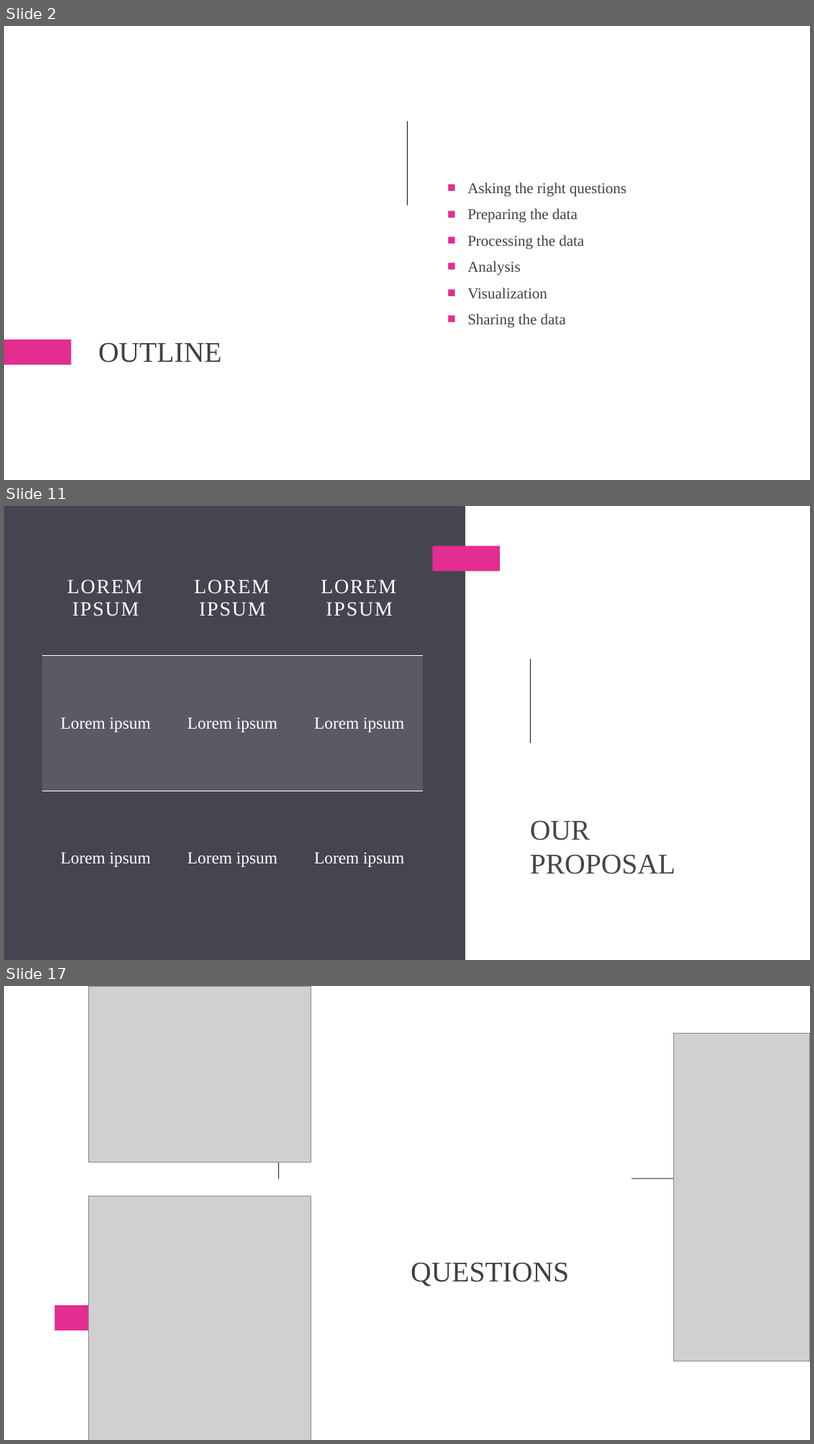
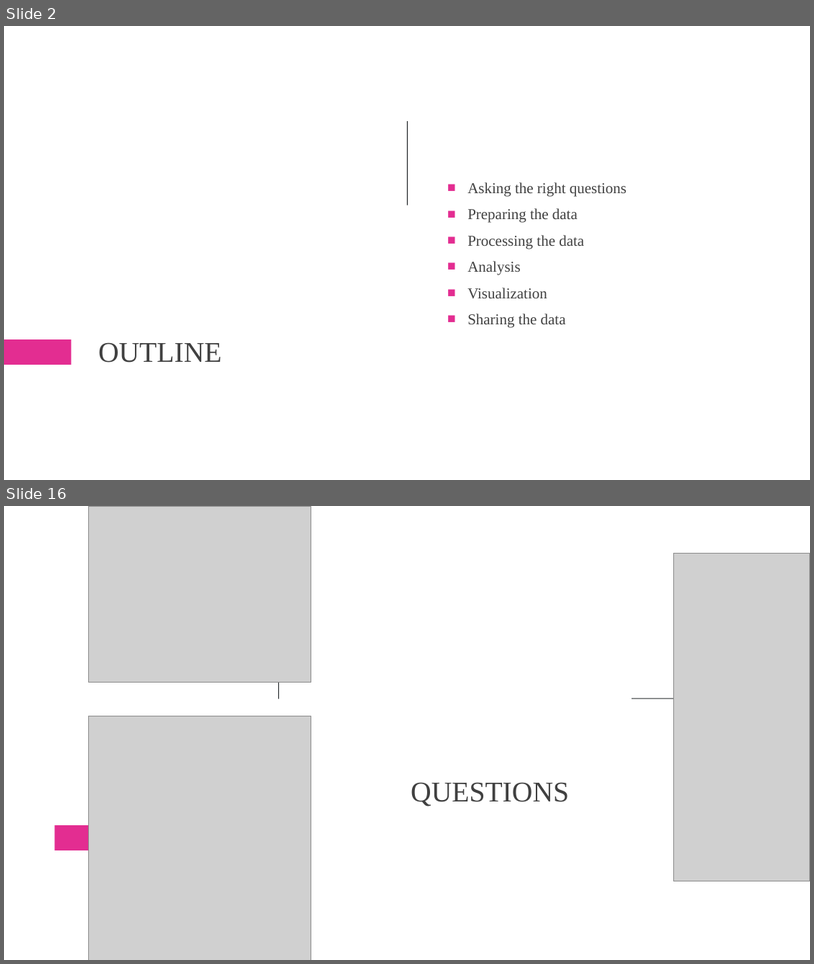
Before and after one commit to MuhammadOwais766/Google_Case_Study, a slide deck: Case_Study_Presentation.pptx. Shown one above the other, each under a label of ours: slides 2, 11 and 17 before the commit, slides 2 and 16 after it; the slides between them are not shown. The pictures are 814x1444 and 814x964 pixels, drawn with LibreOffice and Linux fonts; fonts in the diff are those of the drawing; grey boxes stand for pictures. Boxes give left, top, right and bottom in pixels: in the first picture for what was removed or moved away, otherwise in the second. Text is boxed around its words. In the diff, an @@ line names an element or a change of style, - is before the commit and + after.

```diff
--- a/Case_Study_Presentation.pptx
+++ b/Case_Study_Presentation.pptx
@@ slide 11 removed at [4,506,810,960], background #FFFFFF @@
@@ rectangle removed at [4,506,466,960] @@
@@ table removed at [42,540,423,925], 3 rows, 3 columns @@
-LOREM IPSUM | LOREM IPSUM | LOREM IPSUM
-Lorem ipsum | Lorem ipsum | Lorem ipsum
-Lorem ipsum | Lorem ipsum | Lorem ipsum
@@ rectangle removed at [433,546,500,572] @@
@@ rectangle removed at [530,659,531,743] @@
@@ title removed at [530,820,676,874] @@
-OUR
-PROPOSAL
@@ what was slide 17 is now slide 16 @@
```
Also in this commit, not shown: 4 slides changed, 11 slides added, 11 other slides removed, 8 other files.
